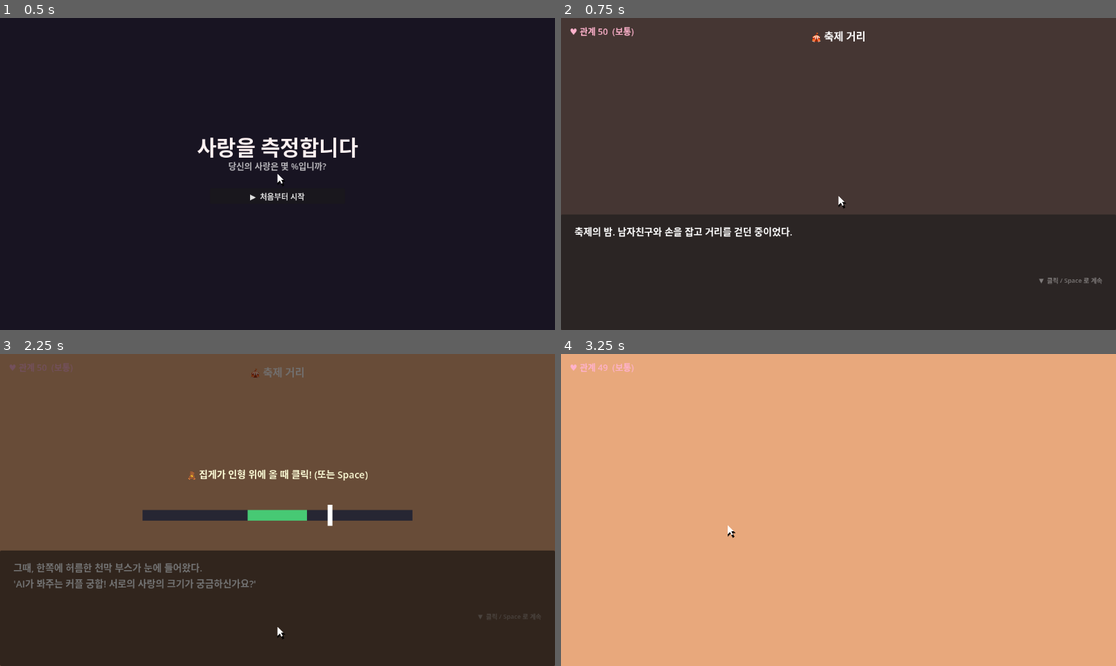
Above: before the commit, frames 1-4 (two rows, left to right).
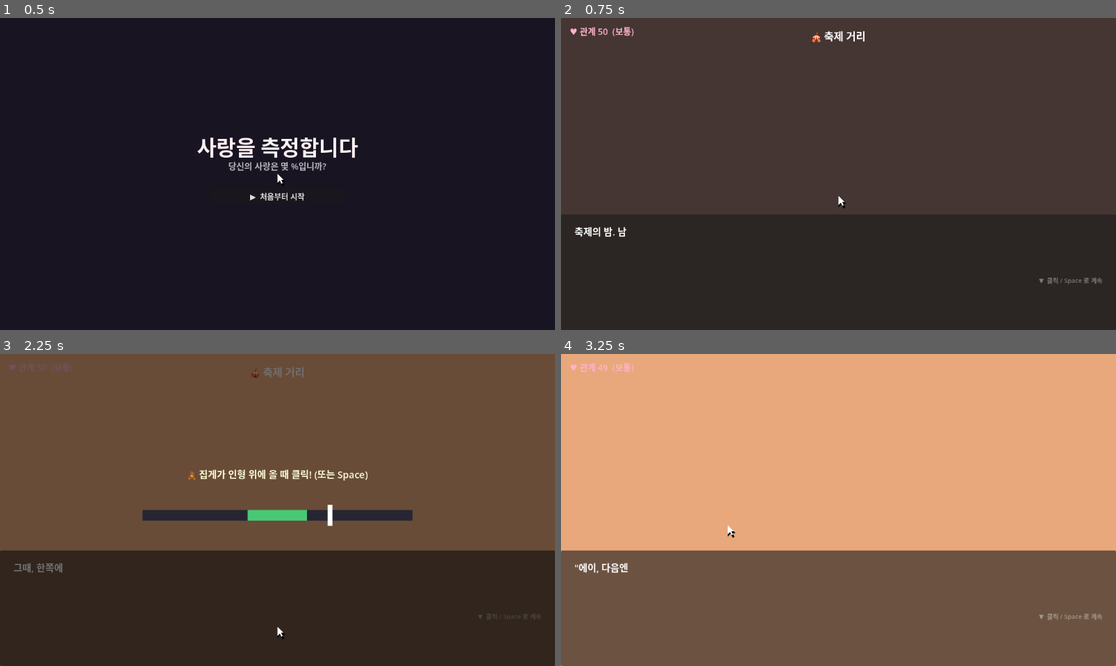
Above: after the commit, the same moments.

Repository: yellyB/game-65percnt
Game: Godot game, scene res://scenes/Main.tscn
Two runs of this game, one before a commit and one after it. Both use one fixed random seed, a clock stepped at 60 frames per second and the inputs below.
Inputs (mouse positions are in pixels of both pictures, inside the frame that each line leads up to):
- Up to frame 1 (0.5 s): no input
- Up to frame 2 (0.75 s): click "▶ 처음부터 시작" at 0.5 s
- Up to frame 3 (2.25 s): tap Enter (ui_accept) at 1.25, 1.52 s; move the mouse to (399, 494) at 1.27 s; tap Space at 1.35 s; click (399, 494) at 1.42 s; click "나가기 →" at 2 s
- Up to frame 4 (3.25 s): move the mouse to (727, 525) at 2.77 s; tap Space at 2.85 s; click (727, 525) at 2.92 s; tap Enter (ui_accept) at 3.02 s

Frame 1 is identical in both runs. In frame 2, 0.5% of the frame differs, in the area x 11-42%, y 66-71%; in frame 3, 0.9%; in frame 4, 37%, in the area x 0-100%, y 62-100%.

Commit message:
대사 타이핑 효과 추가
한 글자씩 출력(초당 45자), 클릭/Space 시 즉시 전체 표시 후 다음 줄로.

Co-Authored-By: Claude Opus 4.8 (1M context) <noreply@anthropic.com>

Diff:
--- a/scripts/DialogueManager.gd
+++ b/scripts/DialogueManager.gd
@@ -19,6 +19,12 @@
 var _on_done: Callable = Callable()
 var _on_choice: Callable = Callable()
 var _mode: String = ""   # "lines" | "choice"
+
+# 타이핑 효과
+var _typing := false
+var _full_text := ""
+var _reveal := 0.0
+const TYPE_CPS := 45.0    # 초당 글자 수
 
 var _cursor_root: Node2D   # 소프트웨어 커서 (OS 커서가 안 그려지는 macOS 이슈 회피)
 
@@ -51,9 +57,17 @@
 	fill.color = Color(1, 1, 1, 1)
 	_cursor_root.add_child(fill)
 
-func _process(_delta: float) -> void:
+func _process(delta: float) -> void:
 	if _cursor_root:
 		_cursor_root.position = get_viewport().get_mouse_position()
+	if _typing:
+		_reveal += TYPE_CPS * delta
+		var n := int(_reveal)
+		if n >= _full_text.length():
+			_text.text = _full_text
+			_typing = false
+		else:
+			_text.text = _full_text.substr(0, n)
 
 func _build_ui() -> void:
 	# 클릭 캐처 (패널보다 먼저 추가 → 패널/선택지 버튼이 위에 옴)
@@ -137,7 +151,18 @@
 	if _queue.is_empty():
 		_finish()
 		return
-	_text.text = str(_queue.pop_front())
+	_full_text = str(_queue.pop_front())
+	_reveal = 0.0
+	_typing = true
+	_text.text = ""
+
+## 타이핑 중이면 즉시 전체 표시, 아니면 다음 줄
+func _advance_or_skip() -> void:
+	if _typing:
+		_typing = false
+		_text.text = _full_text
+	else:
+		_next_line()
 
 ## 선택지. options 예: [{ "text": "...", "lines": ["..."], "gauge": 4 }]
 func say_choices(speaker: String, prompt: String, options: Array, on_choice: Callable, name_color := Color(1.0, 0.6, 0.7)) -> void:
@@ -185,7 +210,7 @@
 		return   # 선택지 모드에선 버튼으로만 진행
 	if event is InputEventMouseButton and event.button_index == MOUSE_BUTTON_LEFT and event.pressed:
 		_catcher.accept_event()
-		_next_line()
+		_advance_or_skip()
 
 func _unhandled_input(event: InputEvent) -> void:
 	if not is_active or _mode != "lines":
@@ -195,4 +220,4 @@
 		advance = true
 	if advance:
 		get_viewport().set_input_as_handled()
-		_next_line()
+		_advance_or_skip()
